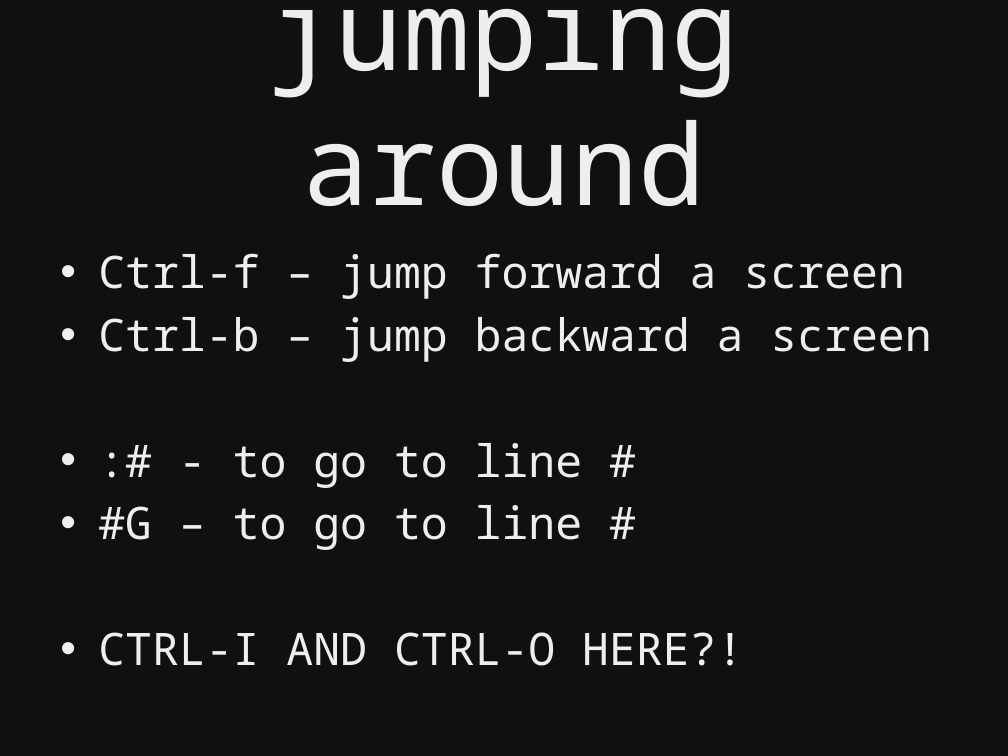
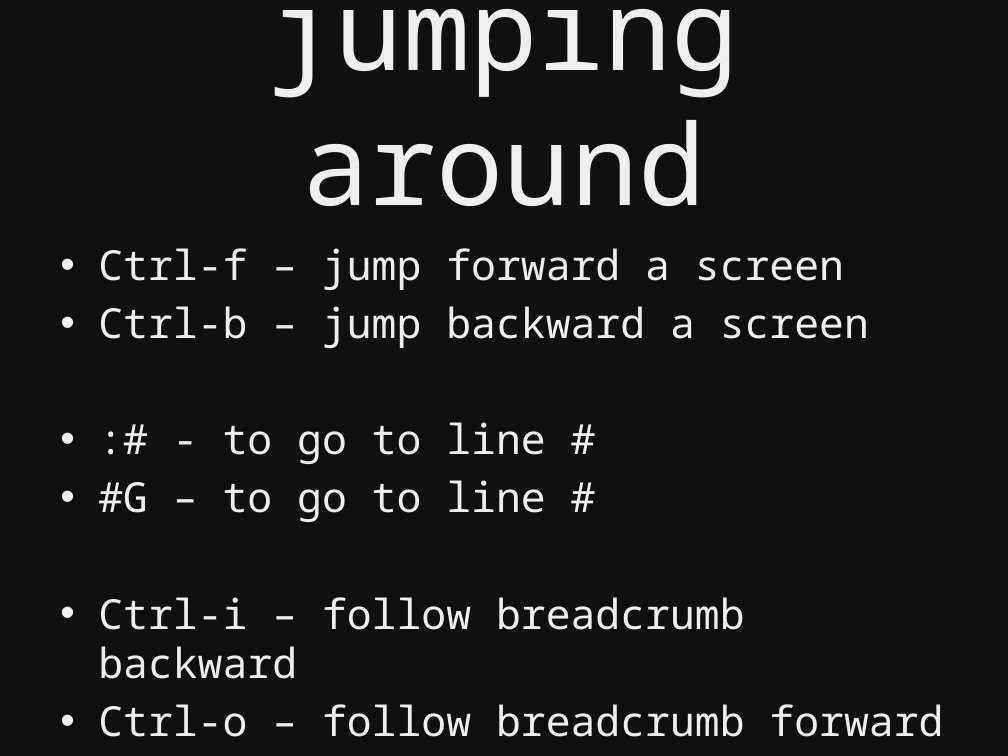
Before and after one commit to kyletolle/talks, a slide deck: slide 33 of beginning_vim-04.17.2012.pptx (slide 34 before the commit). Drawn at 1008x756 pixels with LibreOffice and Linux fonts; fonts in the diff are those of the drawing. Boxes give left, top, right and bottom in pixels: in the first picture for what was removed or moved away, otherwise in the second. Text is boxed around its words. In the diff, an @@ line names an element or a change of style, - is before the commit and + after.

```diff
--- a/beginning_vim-04.17.2012.pptx
+++ b/beginning_vim-04.17.2012.pptx
@@ text at (98,248,869,522): size 32 to 29.6 pt in "Ctrl-f – jump forward a screen", "Ctrl-b – jump backward a screen", ":# - to go to line #", "#G – to go to line #" @@
@@ text at (98,597,943,737): text changed; size 32 to 29.6 pt @@
-• CTRL-I AND CTRL-O HERE?!
+• Ctrl-i – follow breadcrumb backward
+• Ctrl-o – follow breadcrumb forward
```
Also in this commit, not shown: 16 other slides changed, 10 slides added, 4 slides removed.
